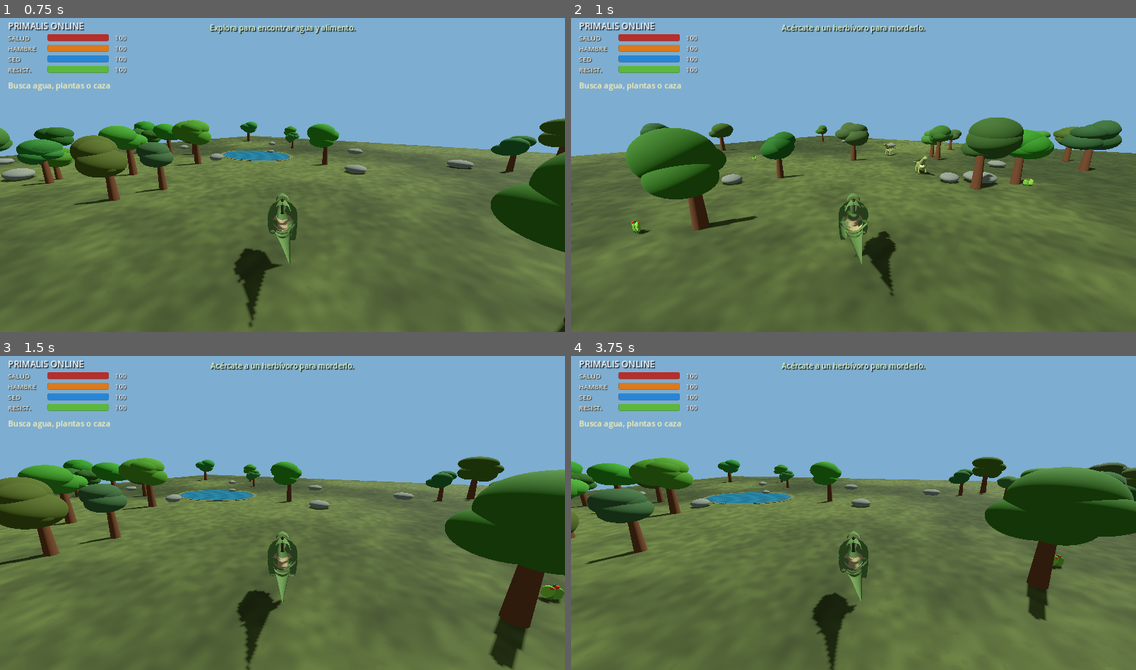
Above: before the commit, frames 1-4 (two rows, left to right).
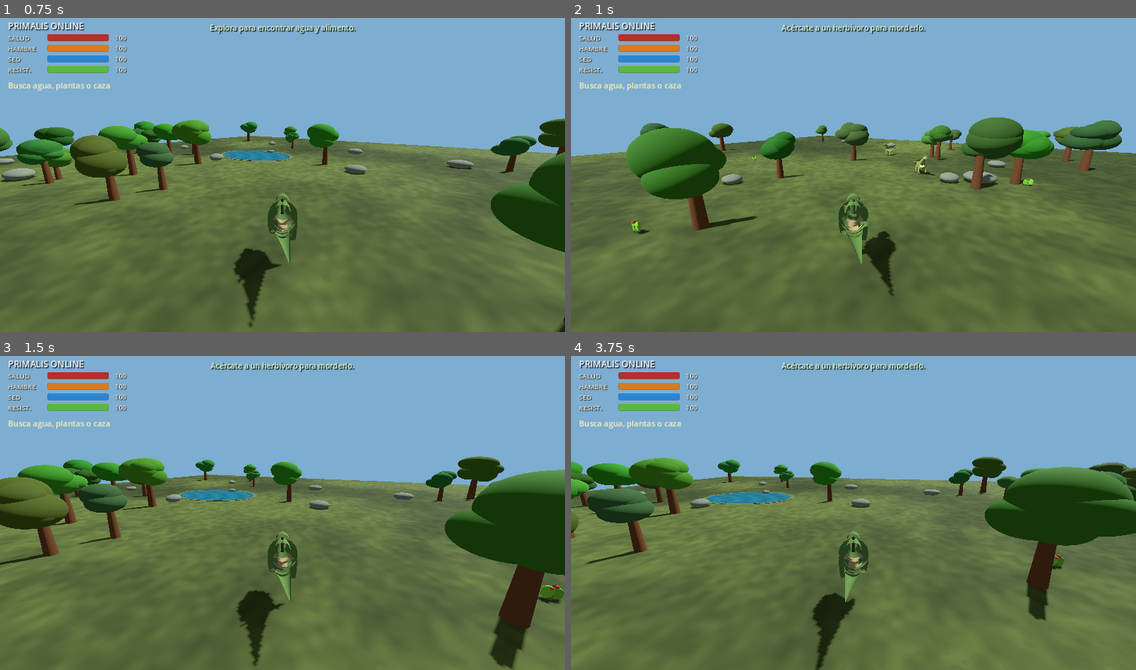
Above: after the commit, the same moments.

Repository: misael546/PrimalisOnline
Game: Godot game, scene res://scenes/main.tscn
Two runs of this game, one before a commit and one after it. Both use one fixed random seed, a clock stepped at 60 frames per second and the inputs below.
Inputs (mouse positions are in pixels of both pictures, inside the frame that each line leads up to):
- Up to frame 1 (0.75 s): tap Enter at 0.5 s; move the mouse to (406, 156) at 0.52 s; hold D (move_right) from 0.53 s (still down); tap E at 0.6 s; click (406, 156) at 0.67 s
- Up to frame 2 (1 s): keep holding D (move_right); tap Space at 0.77 s
- Up to frame 3 (1.5 s): release D (move_right) at 1.25 s; drag from (169, 525) to (254, 575) at 1.27 s
- Up to frame 4 (3.75 s): move the mouse to (910, 440) at 2.02 s; hold D (move_right) 2.03-2.75 s; tap E at 2.1, 3.6 s; drag from (825, 575) to (684, 462) at 2.77 s; move the mouse to (1023, 560) at 3.52 s; hold A (move_left) from 3.53 s (still down)

Frame 1 is identical in both runs. In frame 2, 0.1% of the frame differs, in the area x 47-57%, y 57-88%; in frame 3, 0.4%; in frame 4, 0.6%, in the area x 43-53%, y 61-100%.

Commit message:
feat: animate T-Rex bite and test touch combat

Diff:
--- a/scripts/main.gd
+++ b/scripts/main.gd
@@ -358,6 +358,7 @@
 	if attack_cooldown > 0.0 or bool(player.get("is_respawning")):
 		return
 	attack_cooldown = 0.75
+	player.call("play_attack_animation")
 	var closest: Node3D
 	var closest_distance := 2.8
 	for creature in get_children():
--- a/scripts/player.gd
+++ b/scripts/player.gd
@@ -13,8 +13,11 @@
 var left_arm: MeshInstance3D
 var right_arm: MeshInstance3D
 var tail: MeshInstance3D
+var jaw: MeshInstance3D
 var dinosaur_parts: Node3D
 var animation_time: float = 0.0
+var attack_animation_remaining: float = 0.0
+var attack_animation_duration: float = 0.85
 @export var hunger_drain_per_second: float = 0.025
 @export var thirst_drain_per_second: float = 0.04
 @export var stamina_drain_per_second: float = 7.0
@@ -56,7 +59,7 @@
 	_add_dino_mesh("Belly", _tube_z([Vector3(0,0,-0.38),Vector3(0,0,-0.12),Vector3(0,0,0.18),Vector3(0,0,0.38)], [Vector2(0.20,0.15),Vector2(0.31,0.16),Vector2(0.29,0.15),Vector2(0.18,0.12)], 12), Vector3(0,0.49,0), belly_mat)
 	_add_dino_mesh("Neck", _tube_z([Vector3(0,0,0.22),Vector3(0,0,-0.02),Vector3(0,0,-0.29),Vector3(0,0,-0.50)], [Vector2(0.27,0.27),Vector2(0.25,0.25),Vector2(0.20,0.20),Vector2(0.16,0.16)], 12), Vector3(0,0.88,0), hide_mat)
 	_add_dino_mesh("Skull", _tube_z([Vector3(0,0,0.02),Vector3(0,0,-0.12),Vector3(0,0,-0.32),Vector3(0,0,-0.48)], [Vector2(0.19,0.17),Vector2(0.22,0.18),Vector2(0.17,0.13),Vector2(0.11,0.09)], 12), Vector3(0,1.02,-0.43), hide_mat)
-	_add_dino_mesh("Jaw", _tube_z([Vector3(0,0,0.02),Vector3(0,0,-0.13),Vector3(0,0,-0.29)], [Vector2(0.13,0.065),Vector2(0.12,0.055),Vector2(0.07,0.04)], 10), Vector3(0,0.91,-0.48), dark_mat)
+	jaw = _add_dino_mesh("Jaw", _tube_z([Vector3(0,0,0.02),Vector3(0,0,-0.13),Vector3(0,0,-0.29)], [Vector2(0.13,0.065),Vector2(0.12,0.055),Vector2(0.07,0.04)], 10), Vector3(0,0.91,-0.48), dark_mat)
 	tail = _add_dino_mesh("Tail", _tube_z([Vector3(0,0,0),Vector3(0,0,0.25),Vector3(0,0,0.52),Vector3(0,0,0.82),Vector3(0, …(221 unchanged characters)…
 	left_leg = _add_limb("LeftLeg", Vector3(-0.30,0.46,0.20), -1.0, hide_mat)
 	right_leg = _add_limb("RightLeg", Vector3(0.30,0.46,0.20), 1.0, hide_mat)
@@ -234,11 +237,32 @@
 	mobile_actions.clear()
 	status_message = "Reapareciste. Busca agua y plantas para sobrevivir."
 
+func play_attack_animation() -> void:
+	attack_animation_remaining = attack_animation_duration
+	imported_animation_clock = 0.0
+	if imported_model_active:
+		PrimalisDinoAssetLoader.set_segment(imported_model_info, "attack", 0.0)
+	elif is_instance_valid(jaw):
+		jaw.rotation.x = 0.0
+
+
 func _update_dino_animation(delta: float, is_moving: bool) -> void:
+	# Let the bite complete before idle/walk animation takes over.
+	if attack_animation_remaining > 0.0:
+		attack_animation_remaining = maxf(0.0, attack_animation_remaining - delta)
+		var attack_elapsed := attack_animation_duration - attack_animation_remaining
+		if imported_model_active:
+			PrimalisDinoAssetLoader.set_segment(imported_model_info, "attack", attack_elapsed)
+		elif is_instance_valid(jaw):
+			var bite_phase := clampf(attack_elapsed / attack_animation_duration, 0.0, 1.0)
+			jaw.rotation.x = -0.78 * sin(bite_phase * PI)
+		return
+
 	if imported_model_active:
 		imported_animation_clock += delta * (1.0 if is_moving else 0.65)
 		PrimalisDinoAssetLoader.set_segment(imported_model_info, "walk" if is_moving else "idle", imported_animation_clock)
 		return
+
 	if is_moving:
 		animation_time += delta * 9.0
 		var stride := sin(animation_time) * 0.42
@@ -253,3 +277,5 @@
 		left_arm.rotation.x = move_toward(left_arm.rotation.x, 0.2, delta * 3.0)
 		right_arm.rotation.x = move_toward(right_arm.rotation.x, 0.2, delta * 3.0)
 		tail.rotation.y = move_toward(tail.rotation.y, 0.0, delta * 0.5)
+	if is_instance_valid(jaw):
+		jaw.rotation.x = move_toward(jaw.rotation.x, 0.0, delta * 5.0)
--- a/tests/asset_smoke_test.gd
+++ b/tests/asset_smoke_test.gd
@@ -20,6 +20,30 @@
 		push_error("ASSET AUDIT: Player node is missing.")
 		quit(1)
 		return
+
+	var attack_button := main_node.get("attack_button") as Button
+	var use_button := main_node.get("use_button") as Button
+	var sprint_button := main_node.get("sprint_button") as Button
+	if not is_instance_valid(attack_button) or not is_instance_valid(use_button) or not is_instance_valid(sprint_button):
+		push_error("ASSET AUDIT: one or more touch combat/survival controls are missing.")
+		quit(1)
+		return
+	print("ASSET AUDIT: touch attack, use and sprint controls are present.")
+
+	var start_position: Vector3 = player.global_position
+	player.call("set_mobile_action", "move_forward", true)
+	for frame in range(30):
+		await physics_frame
+	player.call("set_mobile_action", "move_forward", false)
+	var moved_distance := Vector2(
+		player.global_position.x - start_position.x,
+		player.global_position.z - start_position.z
+	).length()
+	if moved_distance < 0.25:
+		push_error("ASSET AUDIT: mobile forward input did not move the player; distance %.3f." % moved_distance)
+		quit(1)
+		return
+	print("ASSET AUDIT: mobile movement action passed (%.2f m)." % moved_distance)
 
 	var imported_player_required := ResourceLoader.exists("res://assets/dinos/Trex.glb")
 	if imported_player_required:
@@ -71,10 +95,17 @@
 		push_error("ASSET AUDIT: could not find a herbivore for combat test.")
 		quit(1)
 		return
+	# Exercise the same attack entry point used by the screen button; keep prey in range.
+	prey.global_position = player.global_position + Vector3(0.0, 0.0, -1.35)
 	for hit in range(3):
-		prey.call("receive_damage", 40.0, player)
+		main_node.set("attack_cooldown", 0.0)
+		main_node.call("_attack")
+	if float(player.get("attack_animation_remaining")) <= 0.0:
+		push_error("ASSET AUDIT: player attack input did not trigger the bite animation.")
+		quit(1)
+		return
 	if not bool(prey.get("is_dead")) or not bool(prey.get_meta("available", false)) or String(prey.get_meta("kind", "")) != "meat":
-		push_error("ASSET AUDIT: hunting did not create an edible meat pickup.")
+		push_error("ASSET AUDIT: attack entry point did not create an edible meat pickup after three bites.")
 		quit(1)
 		return
 	prey.call("revive")
Not shown, changed: export_presets.cfg
Not shown, changed: README.md
